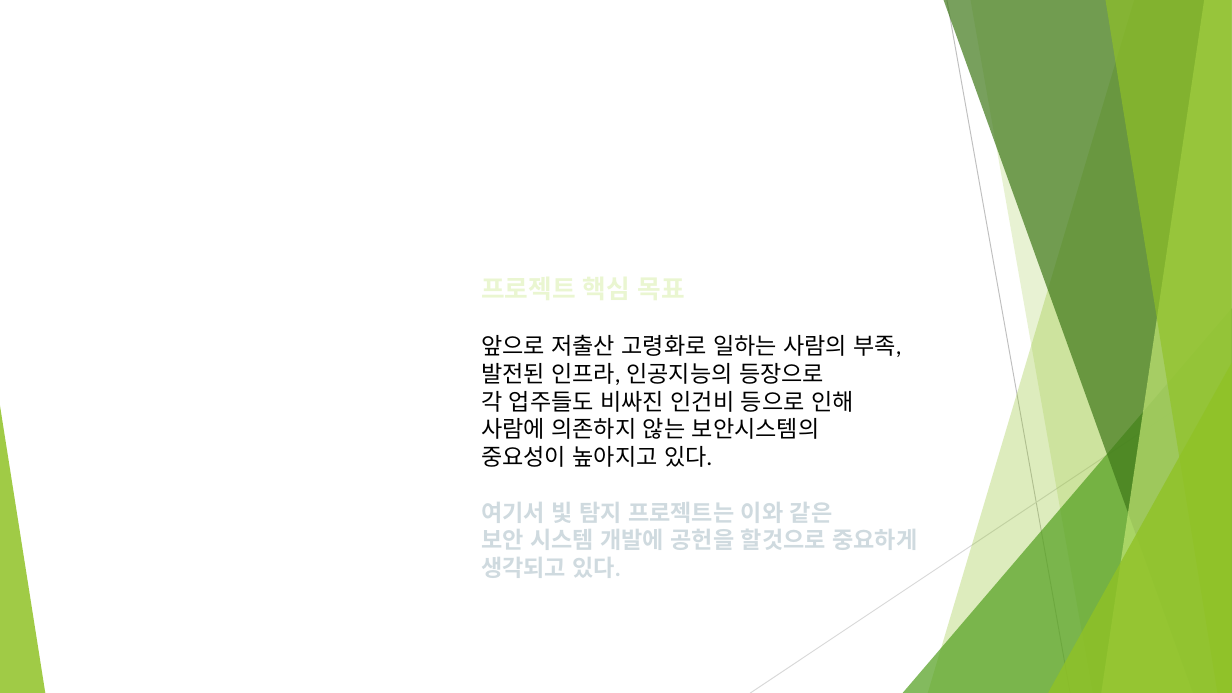
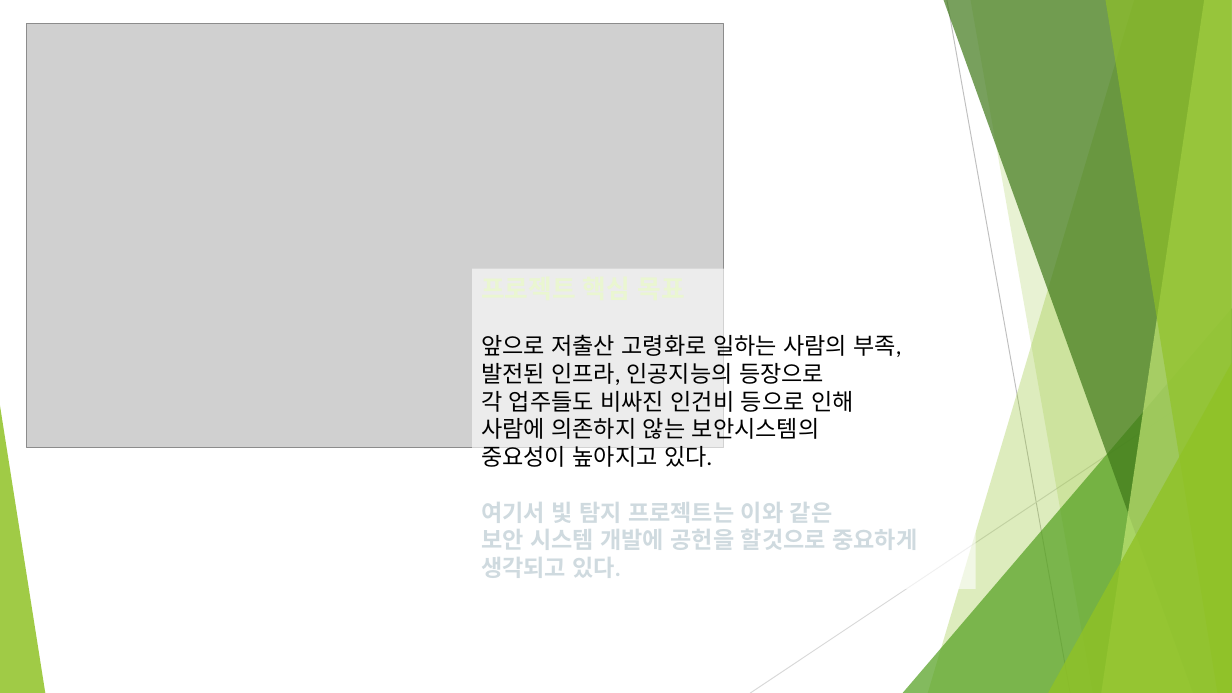
Before and after one commit to eternitylsh/LightPatternProject, a slide deck: slide 4 of Project_plan_report/프로젝트_발표_이승훈.pptx. Drawn at 1232x693 pixels with LibreOffice and Linux fonts; fonts in the diff are those of the drawing; grey boxes stand for pictures. Boxes give left, top, right and bottom in pixels: in the first picture for what was removed or moved away, otherwise in the second. Text is boxed around its words. In the diff, an @@ line names an element or a change of style, - is before the commit and + after.

```diff
--- a/Project_plan_report/프로젝트_발표_이승훈.pptx
+++ b/Project_plan_report/프로젝트_발표_이승훈.pptx
@@ picture added at [26, 23, 724, 447] @@
@@ rectangle "프로젝트 핵심 목표": place and size @@
-rectangle "프로젝트 핵심 목표" at [481, 334, 917, 578]
+rectangle "프로젝트 핵심 목표" at [472, 269, 976, 590]
@@ rectangle "프로젝트 핵심 목표" at [472, 269, 976, 590]: fill none to #FFFFFF at 61% opacity @@
```
Also in this commit, not shown: 2 other slides changed, 1 other file.
